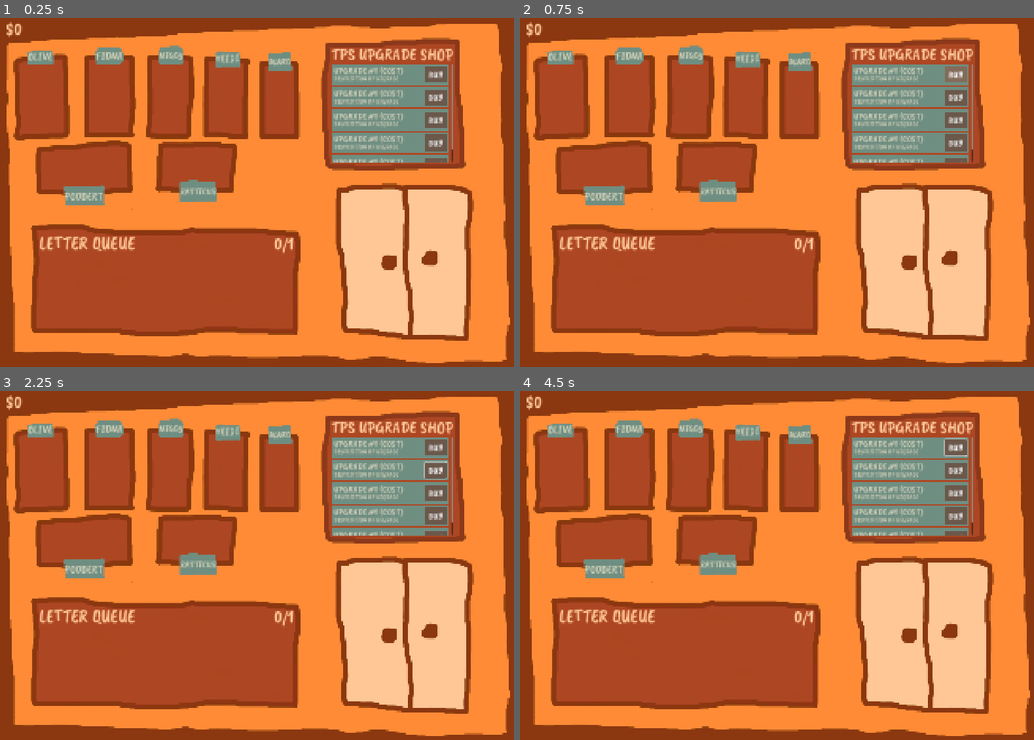
Above: before the commit, frames 1-4 (two rows, left to right).
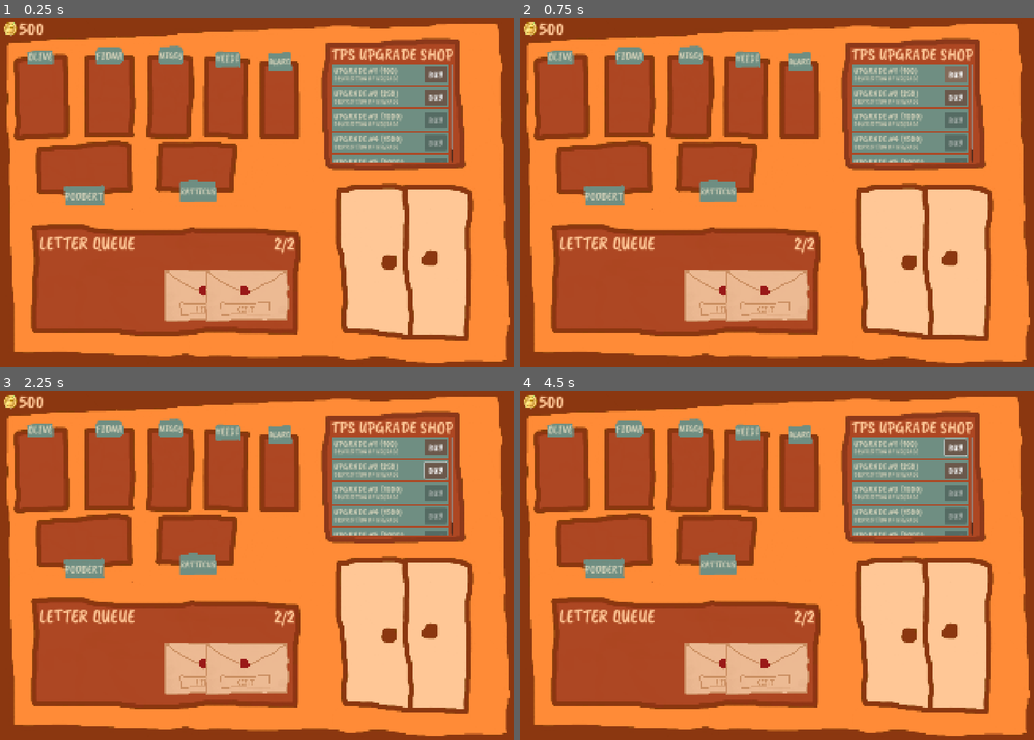
Above: after the commit, the same moments.

Repository: Nathan5471/ancient-terra-mail
Game: Godot game, scene res://main.tscn
Same seed, same stepped clock (60 frames per second), same inputs: the game is played once before the commit and once after it. The project has no main scene, so this scene is started directly.
Inputs (mouse positions are in pixels of both pictures, inside the frame that each line leads up to):
- Up to frame 1 (0.25 s): no input
- Up to frame 2 (0.75 s): click "BUY" at 0.5 s
- Up to frame 3 (2.25 s): tap Enter at 1.25 s; move the mouse to (375, 548) at 1.27 s; hold Right 1.28-2.03 s; tap Alt at 1.35 s; click (375, 548) at 1.42 s; tap Space at 2 s; move the mouse to (154, 586) at 2.02 s; hold Down from 2.03 s (still down); tap Shift at 2.1 s
- Up to frame 4 (4.5 s): tap Enter at 2.75, 4.25 s; move the mouse to (833, 488) at 2.77 s; release Down at 2.78 s; hold Right 2.78-3.53 s; tap Alt at 2.85, 4.35 s; tap Space at 3.5 s; move the mouse to (751, 638) at 3.52 s; hold Up 3.53-4.28 s; tap Shift at 3.6 s; click (751, 638) at 3.67 s; move the mouse to (936, 621) at 4.27 s; hold Left from 4.28 s (still down)

The runs differ from the first frame. In frame 1, 4.2% of the frame differs, in the area x 0-88%, y 1-88%; in frame 2, 4.2%; in frame 3, 4.2%; in frame 4, 4.2%.

Commit message:
Handle letter spawning

Diff:
--- a/main.tscn
+++ b/main.tscn
@@ -2,7 +2,10 @@
 
 [ext_resource type="Script" uid="uid://bps4dhpweh6at" path="res://scripts/manager.gd" id="1_ig7tw"]
 [ext_resource type="Texture2D" uid="uid://bm7wuh3htixi4" path="res://assets/Background.png" id="2_0xm2m"]
+[ext_resource type="PackedScene" uid="uid://c20u8kihu00wu" path="res://scenes/letter.tscn" id="2_7mycd"]
 [ext_resource type="FontFile" uid="uid://pj025apw33nj" path="res://assets/CaveatBrush-Regular.ttf" id="3_h2yge"]
+[ext_resource type="Texture2D" uid="uid://5axnr5eaqu0u" path="res://assets/coin.webp" id="4_1bvp3"]
+[ext_resource type="Script" uid="uid://bnq7yqx0y7vyn" path="res://scripts/upgradeManager.gd" id="4_lquwl"]
 
 [sub_resource type="RectangleShape2D" id="RectangleShape2D_sik88"]
 size = Vector2(132, 198)
@@ -36,8 +39,9 @@
 
 [node name="Node2D" type="Node2D" unique_id=178895536]
 script = ExtResource("1_ig7tw")
-
-[node name="Sprite2D" type="Sprite2D" parent="." unique_id=665695102]
+letterScene = ExtResource("2_7mycd")
+
+[node name="Background" type="Sprite2D" parent="." unique_id=665695102]
 texture = ExtResource("2_0xm2m")
 
 [node name="Camera2D" type="Camera2D" parent="." unique_id=1920580588]
@@ -192,21 +196,23 @@
 horizontal_alignment = 1
 vertical_alignment = 1
 
-[node name="ScrollContainer" type="ScrollContainer" parent="Shop" unique_id=1221074493]
+[node name="Upgrades" type="ScrollContainer" parent="Shop" unique_id=1221074493]
 offset_left = 180.0
 offset_top = -320.0
 offset_right = 480.0
 offset_bottom = -79.0
 
-[node name="Container" type="VBoxContainer" parent="Shop/ScrollContainer" unique_id=1882822811]
-layout_mode = 2
-
-[node name="Upgrade" type="ColorRect" parent="Shop/ScrollContainer/Container" unique_id=846763762]
+[node name="Container" type="VBoxContainer" parent="Shop/Upgrades" unique_id=1882822811]
+layout_mode = 2
+
+[node name="Upgrade1" type="ColorRect" parent="Shop/Upgrades/Container" unique_id=846763762]
 custom_minimum_size = Vector2(287, 52)
 layout_mode = 2
 color = Color(0.43529412, 0.5568628, 0.50980395, 1)
-
-[node name="Name" type="Label" parent="Shop/ScrollContainer/Container/Upgrade" unique_id=1785978181]
+script = ExtResource("4_lquwl")
+price = 100
+
+[node name="Name" type="Label" parent="Shop/Upgrades/Container/Upgrade1" unique_id=1785978181]
 layout_mode = 0
 offset_left = 3.0
 offset_right = 174.0
@@ -216,7 +222,7 @@
 theme_override_font_sizes/font_size = 24
 text = "UPGRADE #1 (COST)"
 
-[node name="Description" type="Label" parent="Shop/ScrollContainer/Container/Upgrade" unique_id=1610468566]
+[node name="Description" type="Label" parent="Shop/Upgrades/Container/Upgrade1" unique_id=1610468566]
 layout_mode = 0
 offset_left = 4.0
 offset_top = 26.0
@@ -227,7 +233,7 @@
 theme_override_font_sizes/font_size = 16
 text = "DESCRIPTION OF UPGRADE"
 
-[node name="Button" type="Button" parent="Shop/ScrollContainer/Container/Upgrade" unique_id=102747161]
+[node name="Button" type="Button" parent="Shop/Upgrades/Container/Upgrade1" unique_id=102747161]
 layout_mode = 0
 offset_left = 227.0
 offset_top = 6.0
@@ -240,12 +246,15 @@
 theme_override_styles/hover = SubResource("StyleBoxFlat_1bvp3")
 text = "BUY"
 
-[node name="Upgrade2" type="ColorRect" parent="Shop/ScrollContainer/Container" unique_id=1195330563]
+[node name="Upgrade2" type="ColorRect" parent="Shop/Upgrades/Container" unique_id=1195330563]
 custom_minimum_size = Vector2(287, 52)
 layout_mode = 2
 color = Color(0.43529412, 0.5568628, 0.50980395, 1)
-
-[node name="Name" type="Label" parent="Shop/ScrollContainer/Container/Upgrade2" unique_id=454984181]
+script = ExtResource("4_lquwl")
+upgradeNumber = 1
+price = 250
+
+[node name="Name" type="Label" parent="Shop/Upgrades/Container/Upgrade2" unique_id=454984181]
 layout_mode = 0
 offset_left = 3.0
 offset_right = 174.0
@@ -253,9 +262,9 @@
 theme_override_colors/font_color = Color(0.81960785, 0.8156863, 0.72156864, 1)
 theme_override_fonts/font = ExtResource("3_h2yge")
 theme_override_font_sizes/font_size = 24
-text = "UPGRADE #1 (COST)"
-
-[node name="Description" type="Label" parent="Shop/ScrollContainer/Container/Upgrade2" unique_id=1089731724]
+text = "UPGRADE #2 (COST)"
+
+[node name="Description" type="Label" parent="Shop/Upgrades/Container/Upgrade2" unique_id=1089731724]
 layout_mode = 0
 offset_left = 4.0
 offset_top = 26.0
@@ -266,7 +275,7 @@
 theme_override_font_sizes/font_size = 16
 text = "DESCRIPTION OF UPGRADE"
 
-[node name="Button" type="Button" parent="Shop/ScrollContainer/Container/Upgrade2" unique_id=1279929163]
+[node name="Button" type="Button" parent="Shop/Upgrades/Container/Upgrade2" unique_id=1279929163]
 layout_mode = 0
 offset_left = 227.0
 offset_top = 6.0
@@ -279,12 +288,15 @@
 theme_override_styles/hover = SubResource("StyleBoxFlat_1bvp3")
 text = "BUY"
 
-[node name="Upgrade3" type="ColorRect" parent="Shop/ScrollContainer/Container" unique_id=40984844]
+[node name="Upgrade3" type="ColorRect" parent="Shop/Upgrades/Container" unique_id=40984844]
 custom_minimum_size = Vector2(287, 52)
 layout_mode = 2
 color = Color(0.43529412, 0.5568628, 0.50980395, 1)
-
-[node name="Name" type="Label" parent="Shop/ScrollContainer/Container/Upgrade3" unique_id=1834928032]
+script = ExtResource("4_lquwl")
+upgradeNumber = 2
+price = 1000
+
+[node name="Name" type="Label" parent="Shop/Upgrades/Container/Upgrade3" unique_id=1834928032]
 layout_mode = 0
 offset_left = 3.0
 offset_right = 174.0
@@ -292,9 +304,9 @@
 theme_override_colors/font_color = Color(0.81960785, 0.8156863, 0.72156864, 1)
 theme_override_fonts/font = ExtResource("3_h2yge")
 theme_override_font_sizes/font_size = 24
-text = "UPGRADE #1 (COST)"
-
-[node name="Description" type="Label" parent="Shop/ScrollContainer/Container/Upgrade3" unique_id=1999176950]
+text = "UPGRADE #3 (COST)"
+
+[node name="Description" type="Label" parent="Shop/Upgrades/Container/Upgrade3" unique_id=1999176950]
 layout_mode = 0
 offset_left = 4.0
 offset_top = 26.0
@@ -305,7 +317,7 @@
 theme_override_font_sizes/font_size = 16
 text = "DESCRIPTION OF UPGRADE"
 
-[node name="Button" type="Button" parent="Shop/ScrollContainer/Container/Upgrade3" unique_id=957357358]
+[node name="Button" type="Button" parent="Shop/Upgrades/Container/Upgrade3" unique_id=957357358]
 layout_mode = 0
 offset_left = 227.0
 offset_top = 6.0
@@ -318,12 +330,15 @@
 theme_override_styles/hover = SubResource("StyleBoxFlat_1bvp3")
 text = "BUY"
 
-[node name="Upgrade4" type="ColorRect" parent="Shop/ScrollContainer/Container" unique_id=474181458]
+[node name="Upgrade4" type="ColorRect" parent="Shop/Upgrades/Container" unique_id=474181458]
 custom_minimum_size = Vector2(287, 52)
 layout_mode = 2
 color = Color(0.43529412, 0.5568628, 0.50980395, 1)
-
-[node name="Name" type="Label" parent="Shop/ScrollContainer/Container/Upgrade4" unique_id=1458462908]
+script = ExtResource("4_lquwl")
+upgradeNumber = 3
+price = 1500
+
+[node name="Name" type="Label" parent="Shop/Upgrades/Container/Upgrade4" unique_id=1458462908]
 layout_mode = 0
 offset_left = 3.0
 offset_right = 174.0
@@ -331,9 +346,9 @@
 theme_override_colors/font_color = Color(0.81960785, 0.8156863, 0.72156864, 1)
 theme_override_fonts/font = ExtResource("3_h2yge")
 theme_override_font_sizes/font_size = 24
-text = "UPGRADE #1 (COST)"
-
-[node name="Description" type="Label" parent="Shop/ScrollContainer/Container/Upgrade4" unique_id=385767592]
+text = "UPGRADE #4 (COST)"
+
+[node name="Description" type="Label" parent="Shop/Upgrades/Container/Upgrade4" unique_id=385767592]
 layout_mode = 0
 offset_left = 4.0
 offset_top = 26.0
@@ -344,7 +359,7 @@
 theme_override_font_sizes/font_size = 16
 text = "DESCRIPTION OF UPGRADE"
 
-[node name="Button" type="Button" parent="Shop/ScrollContainer/Container/Upgrade4" unique_id=2065698753]
+[node name="Button" type="Button" parent="Shop/Upgrades/Container/Upgrade4" unique_id=2065698753]
 layout_mode = 0
 offset_left = 227.0
 offset_top = 6.0
@@ -357,12 +372,15 @@
 theme_override_styles/hover = SubResource("StyleBoxFlat_1bvp3")
 text = "BUY"
 
-[node name="Upgrade5" type="ColorRect" parent="Shop/ScrollContainer/Container" unique_id=1256514807]
+[node name="Upgrade5" type="ColorRect" parent="Shop/Upgrades/Container" unique_id=1256514807]
 custom_minimum_size = Vector2(287, 52)
 layout_mode = 2
 color = Color(0.43529412, 0.5568628, 0.50980395, 1)
-
-[node name="Name" type="Label" parent="Shop/ScrollContainer/Container/Upgrade5" unique_id=1864480037]
+script = ExtResource("4_lquwl")
+upgradeNumber = 4
+price = 5000
+
+[node name="Name" type="Label" parent="Shop/Upgrades/Container/Upgrade5" unique_id=1864480037]
 layout_mode = 0
 offset_left = 3.0
 offset_right = 174.0
@@ -370,9 +388,9 @@
 theme_override_colors/font_color = Color(0.81960785, 0.8156863, 0.72156864, 1)
 theme_override_fonts/font = ExtResource("3_h2yge")
 theme_override_font_sizes/font_size = 24
-text = "UPGRADE #1 (COST)"
-
-[node name="Description" type="Label" parent="Shop/ScrollContainer/Container/Upgrade5" unique_id=808614899]
+text = "UPGRADE #5 (COST)"
+
+[node name="Description" type="Label" parent="Shop/Upgrades/Container/Upgrade5" unique_id=808614899]
 layout_mode = 0
 offset_left = 4.0
 offset_top = 26.0
@@ -383,7 +401,7 @@
 theme_override_font_sizes/font_size = 16
 text = "DESCRIPTION OF UPGRADE"
 
-[node name="Button" type="Button" parent="Shop/ScrollContainer/Container/Upgrade5" unique_id=1841276516]
+[node name="Button" type="Button" parent="Shop/Upgrades/Container/Upgrade5" unique_id=1841276516]
 layout_mode = 0
 offset_left = 227.0
 offset_top = 6.0
@@ -396,7 +414,9 @@
 theme_override_styles/hover = SubResource("StyleBoxFlat_1bvp3")
 text = "BUY"
 
-[node name="LetterQueue" type="Label" parent="." unique_id=525040600]
+[node name="LetterQueue" type="Sprite2D" parent="." unique_id=96181323]
+
+[node name="Label" type="Label" parent="LetterQueue" unique_id=525040600]
 offset_left = -541.0
 offset_top = 90.0
 offset_right = -274.0
@@ -406,7 +426,7 @@
 theme_override_font_sizes/font_size = 46
 text = "LETTER QUEUE"
 
-[node name="QueueCount" type="Label" parent="." unique_id=134792397]
+[node name="QueueCount" type="Label" parent="LetterQueue" unique_id=134792397]
 offset_left = 36.0
 offset_top = 92.0
 offset_right = 86.0
@@ -414,14 +434,19 @@
 theme_override_colors/font_color = Color(1, 0.78039217, 0.5882353, 1)
 theme_override_fonts/font = ExtResource("3_h2yge")
 theme_override_font_sizes/font_size = 46
-text = "0/1"
-
-[node name="MoneyCount" type="Label" parent="." unique_id=939686377]
-offset_left = -624.0
+text = "0/2"
+
+[node name="CoinSprite" type="Sprite2D" parent="." unique_id=1442683840]
+position = Vector2(-612, -407.00003)
+scale = Vector2(0.07226561, 0.07226561)
+texture = ExtResource("4_1bvp3")
+
+[node name="CoinCount" type="Label" parent="." unique_id=939686377]
+offset_left = -591.0
 offset_top = -436.0
 offset_right = -357.0
 offset_bottom = -370.0
 theme_override_colors/font_color = Color(1, 0.78039217, 0.5882353, 1)
 theme_override_fonts/font = ExtResource("3_h2yge")
 theme_override_font_sizes/font_size = 46
-text = "$0"
+text = "0"
--- a/scenes/letter.tscn
+++ b/scenes/letter.tscn
@@ -1,6 +1,6 @@
 [gd_scene format=3 uid="uid://c20u8kihu00wu"]
 
-[ext_resource type="Script" uid="uid://dd2qbfpjqlb2o" path="res://scenes/cardManager.gd" id="1_antxc"]
+[ext_resource type="Script" uid="uid://dd2qbfpjqlb2o" path="res://scripts/cardManager.gd" id="1_antxc"]
 [ext_resource type="Texture2D" uid="uid://ct4tb5fw8t3we" path="res://assets/Letter.png" id="1_kg060"]
 [ext_resource type="FontFile" uid="uid://pj025apw33nj" path="res://assets/CaveatBrush-Regular.ttf" id="2_s3w0n"]
 
@@ -8,6 +8,8 @@
 size = Vector2(948, 601)
 
 [node name="Letter" type="Node2D" unique_id=1150937284]
+z_index = 1
+scale = Vector2(0.22, 0.22)
 script = ExtResource("1_antxc")
 
 [node name="Sprite2D" type="Sprite2D" parent="." unique_id=25092176]
--- a/scenes/cardManager.gd
+++ b/scripts/cardManager.gd
@@ -5,4 +5,8 @@
 
 func setRecipient(name: String) -> void:
 	recipient = name
+	if (label):
+		label.text = recipient
+
+func _ready() -> void:
 	label.text = recipient
--- a/scripts/manager.gd
+++ b/scripts/manager.gd
@@ -1,12 +1,38 @@
 extends Node2D
 
 const names = ["POOBERT", "RATTICUS", "HEIDI", "BLARG", "OLIVE", "FIONA", "MIGGY"]
+@export var letterScene: PackedScene
+var coinCount: int = 0
+var lettersInQueue: Array[Node2D] = []
+var maxLettersInQueue: int = 2
+var timeUntilSpawnLetter = 5
+@onready var coinCountLabel = $CoinCount
+@onready var letterQueue = $LetterQueue
+@onready var queueCountLabel = $LetterQueue/QueueCount
 
-# Called when the node enters the scene tree for the first time.
+func updateCoinCount(newCoinCount: int) -> void:
+	coinCount = newCoinCount
+	coinCountLabel.text = str(coinCount)
+
+func spawnLetter() -> Node2D:
+	var recipient = names[randi_range(0, 6)]
+	var letter = letterScene.instantiate()
+	letterQueue.add_child(letter)
+	letter.setRecipient(recipient)
+	letter.z_index = maxLettersInQueue - lettersInQueue.size()
+	letter.position = Vector2(-30-100*lettersInQueue.size(), 250)
+	return letter
+
+func handleSpawnLetter() -> void:
+	if (maxLettersInQueue == lettersInQueue.size()):
+		print("YOU LOSE")
+		return
+	var letter = spawnLetter()
+	lettersInQueue.append(letter)
+	queueCountLabel.text = "%d/%d" % [lettersInQueue.size(), maxLettersInQueue]
+
 func _ready() -> void:
-	pass # Replace with function body.
-
-
-# Called every frame. 'delta' is the elapsed time since the previous frame.
-func _process(delta: float) -> void:
-	pass
+	updateCoinCount(500)
+	handleSpawnLetter()
+	handleSpawnLetter()
+	handleSpawnLetter()
--- /dev/null
+++ b/scripts/upgradeManager.gd
@@ -0,0 +1,17 @@
+extends ColorRect
+
+@export var upgradeNumber: int
+@export var price: int
+@onready var nameLabel = $Name
+@onready var buyButton = $Button
+
+func _ready() -> void:
+	nameLabel.text = nameLabel.text.replace("COST", str(price))
+
+func _process(delta: float) -> void:
+	var mainController = get_parent().get_parent().get_parent().get_parent()
+	var currentCoinCount = mainController.coinCount
+	if (price > currentCoinCount):
+		buyButton.disabled = true
+	else:
+		buyButton.disabled = false
Binary file added: assets/coin.webp
Not shown, added: assets/coin.webp.import
Renamed: scenes/cardManager.gd.uid -> scripts/cardManager.gd.uid
Not shown, added: scripts/upgradeManager.gd.uid
